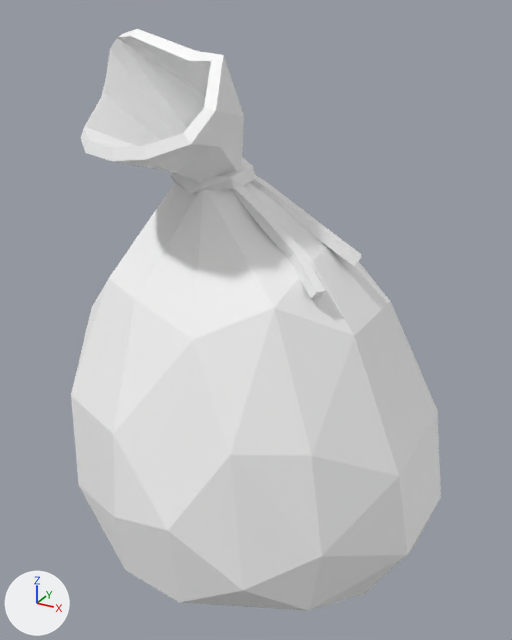
What one commit did to the glTF model Client/Client/Resource/DDSMapData/Meshes/SM_Sack_01.gltf.
Rendered twice from a camera (50 mm lens) standing at (0.463, -0.874, 0.8) and looking at (-0.005, -0.023, 0.375). Every picture has the same lights, and +X, +Y and +Z are marked at lower left. The older version comes first.

Objects in the first picture: 'SM_Sack_01'.
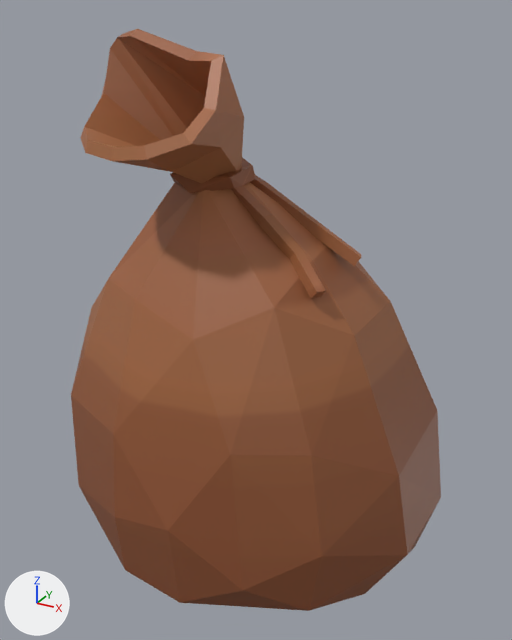
Changed parts and their boxes (x1, y1, x2, y2) in the pictures (512 x 640 px):
'SM_Sack_01', recoloured (white to brown)
    both: (71, 29, 441, 611)

What the commit changed:
Picture 'MI_Prop_01_SM_Sack_01_BaseColor.png' (img_mi_prop_01_sm_sack_01_basecolor_png) is new.
Material 'MI_Prop_01_SM_Sack_01' (mat_mi_prop_01_sm_sack_01) is new.
Uses the picture img_mi_prop_01_sm_sack_01_basecolor_png.
me_sm_sack_01 has 212 vertices, 420 faces and spans x -0.295..0.286, y -0.302..0.269, z 0.0..0.778.
me_sm_sack_01 no longer uses material mat_mi_prop_01 (white #ffffff).
me_sm_sack_01 gains material mat_mi_prop_01_sm_sack_01.
